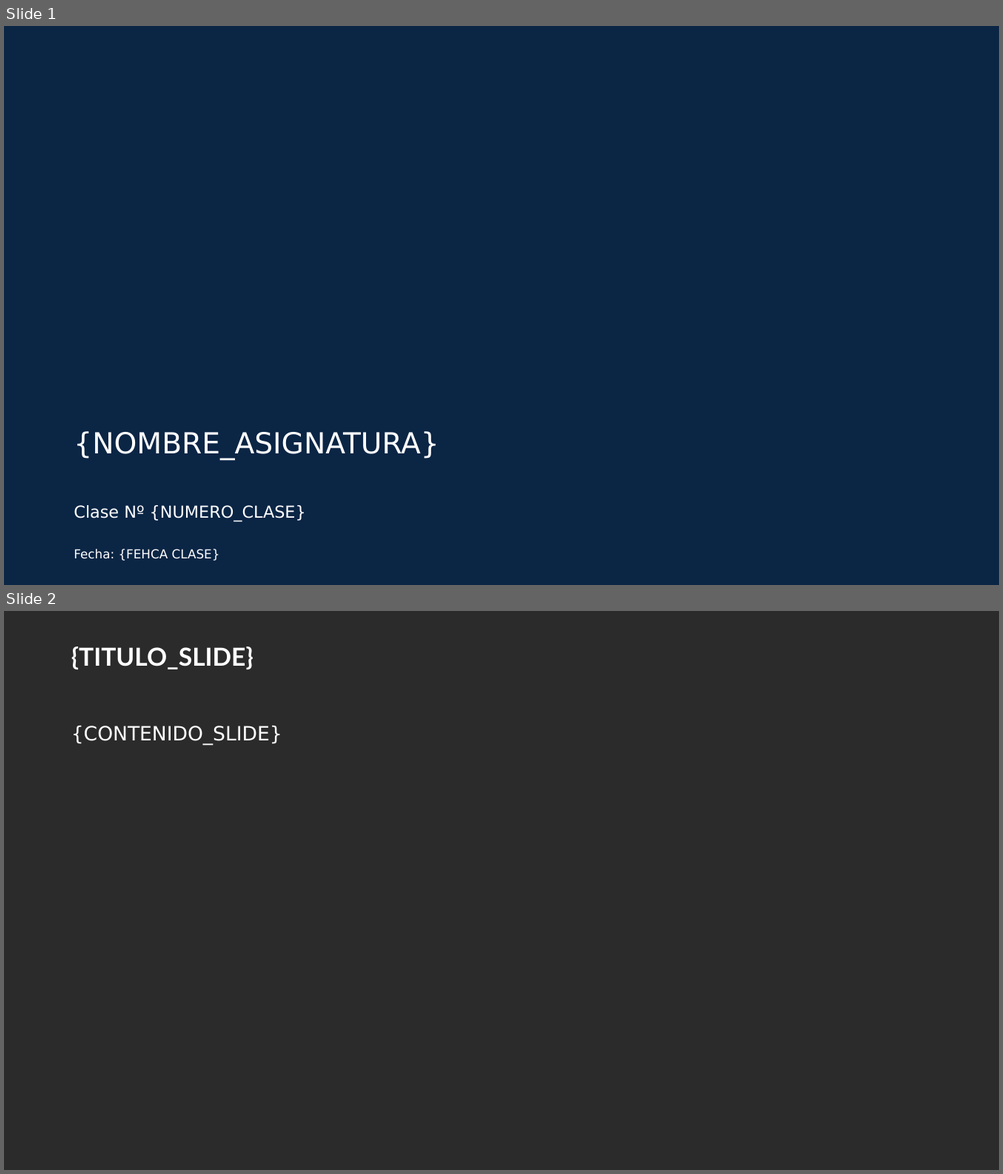
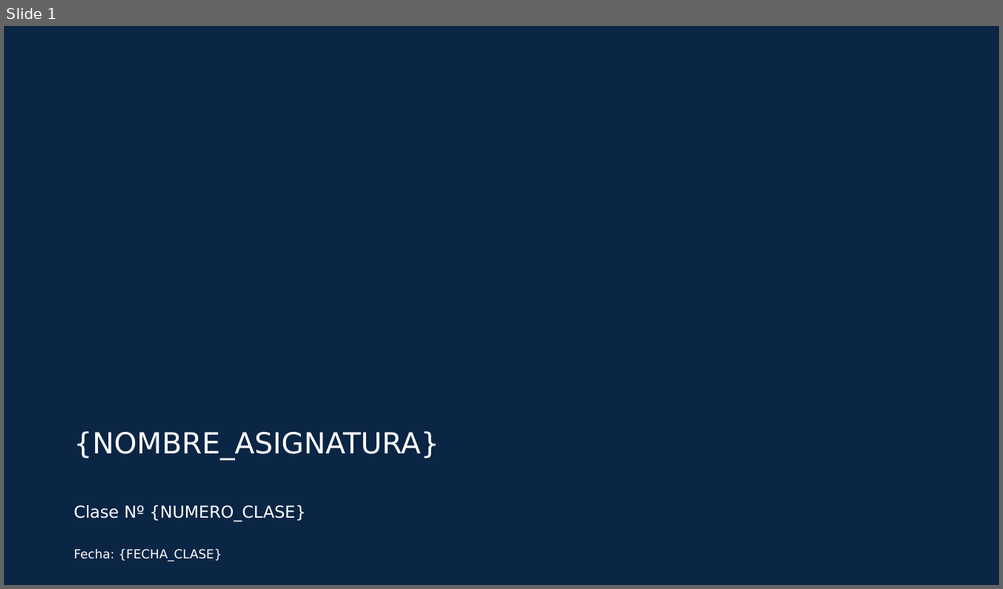
Before and after one commit to andystefano/semestra, a slide deck: resources/plantillas/Clase_Clase.pptx. Shown one above the other, each under a label of ours: slides 1 and 2 before the commit, slide 1 after it. The pictures are 1003x1174 and 1003x589 pixels, drawn with LibreOffice and Linux fonts; fonts in the diff are those of the drawing; background and template pictures are left out; a plain dark background stands for a picture behind light text. Boxes give left, top, right and bottom in pixels: in the first picture for what was removed or moved away, otherwise in the second. Text is boxed around its words. In the diff, an @@ line names an element or a change of style, - is before the commit and + after.

```diff
--- a/resources/plantillas/Clase_Clase.pptx
+++ b/resources/plantillas/Clase_Clase.pptx
@@ slide 2 removed at box(4, 611, 999, 1170), background picture (left out) @@
@@ text removed at box(71, 647, 253, 669) @@
-{TITULO_SLIDE}
@@ text removed at box(71, 725, 282, 745) @@
-{CONTENIDO_SLIDE}
@@ slide 1 changed as well @@
@@ text at box(74, 549, 222, 562): text changed @@
-Fecha: {FEHCA CLASE}
+Fecha: {FECHA_CLASE}
```
Also in this commit, not shown: 73 slides added, 9 other files.
